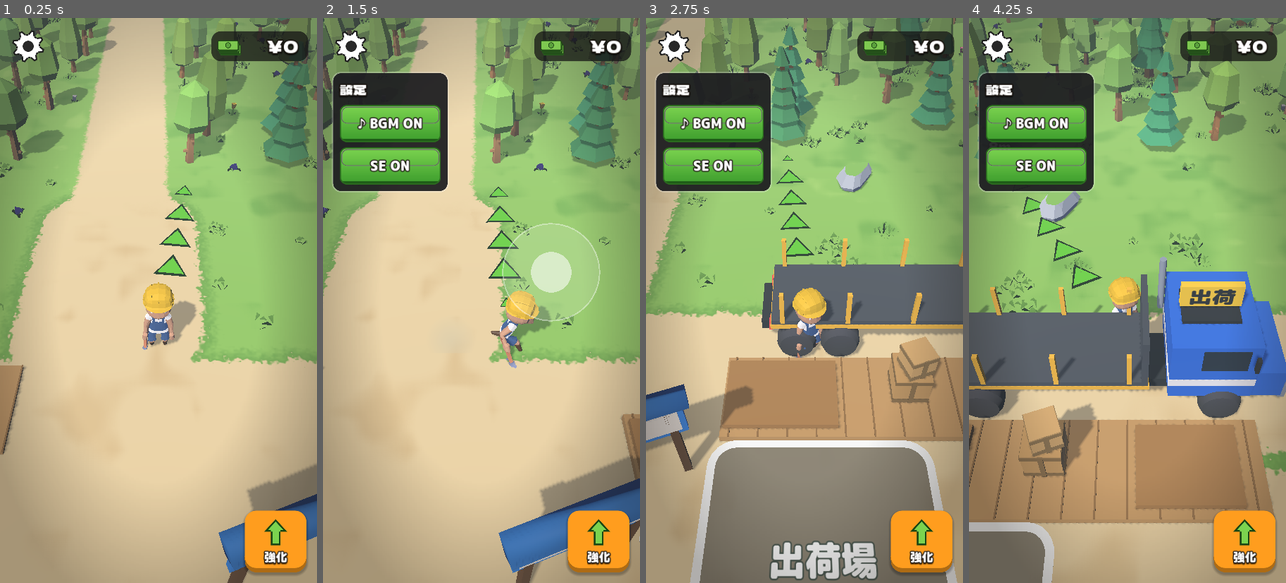
Above: before the commit, frames 1-4 (left to right).
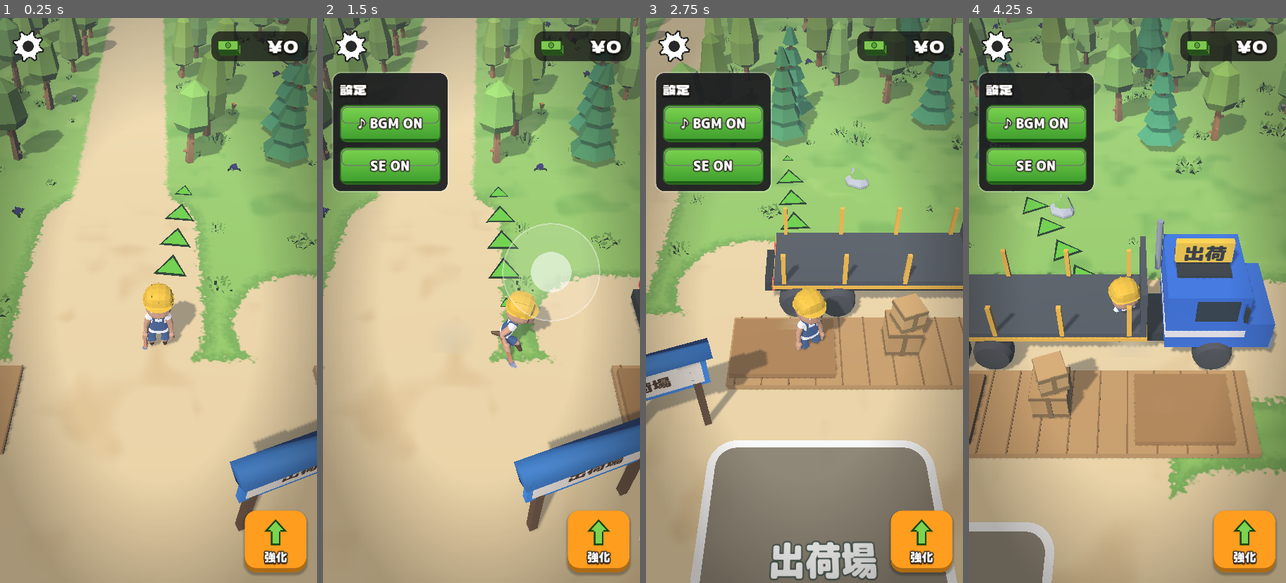
Above: after the commit, the same moments.

Repository: seoooma/tree-miner
Game: Godot game, scene res://scenes/main.tscn
Same seed, same stepped clock (60 frames per second), same inputs: the game is played once before the commit and once after it.
Inputs (mouse positions are in pixels of both pictures, inside the frame that each line leads up to):
- Up to frame 1 (0.25 s): no input
- Up to frame 2 (1.5 s): click (351, 46) at 0.52 s; tap Enter at 1.25 s; move the mouse to (551, 272) at 1.27 s; hold D from 1.28 s (still down); tap E at 1.35 s; click (551, 272) at 1.42 s
- Up to frame 3 (2.75 s): release D at 2 s; drag from (741, 328) to (788, 413) at 2.02 s
- Up to frame 4 (4.25 s): move the mouse to (1159, 176) at 2.77 s; hold D 2.78-3.5 s; tap E at 2.85 s; drag from (1111, 413) to (1032, 215) at 3.52 s

The runs differ from the first frame. In frame 1, 8.3% of the frame differs, in the area x 0-100%, y 0-100%; in frame 2, 13%; in frame 3, 27%; in frame 4, 35%, in the area x 0-100%, y 0-90%.

Commit message:
出荷場の荷台を製材所と同じ奥行きにして、板のコンベアを平行にする
- 出荷場の板敷きの床・板と丸太の山・木箱を製材所の作業列と同じ奥行き（Sawmill.ROW_Z）に下げる
- 販売のトラックと、トラックの道（土の帯）もその分奥へ
- 板のコンベアは同じ奥行き同士をつなぐので、まっすぐ横に平行になる

Co-Authored-By: Claude Opus 5.5 <noreply@anthropic.com>
Claude-Session: https://claude.ai/code/session_01PjCfvAG51YjzqKLmEF9uCq

Diff:
--- a/scripts/main.gd
+++ b/scripts/main.gd
@@ -21,7 +21,7 @@
 ## 拠点の土の作業場: Vector4(中心x, 中心z, 半幅x, 半幅z)。製材所・出荷場・給油所の広場、森への道、
 ## 左（川の集積所と伐採機の出現位置）と右（運搬車の出現位置）、出荷場の奥から拠点の外（右端）へ抜ける販売のトラックの道
 const SAND_RECTS: Array[Vector4] = [
-	Vector4(14.5, 4.6, 7.0, 1.5),
+	Vector4(12.0, 3.6, 9.5, 1.5),
 	Vector4(-0.5, 10.0, 9.5, 5.6),
 	Vector4(0.0, 2.0, 1.9, 3.2),
 	Vector4(-13.0, 8.6, 4.6, 4.8),
--- a/scripts/world/ship_dock.gd
+++ b/scripts/world/ship_dock.gd
@@ -14,11 +14,13 @@
 ## 丸太を売る枠（出荷場の右隣）
 const LOG_PAD_OFFSET := Vector3(3.7, 0, 0.2)
 const LOG_PAD_RADIUS := 1.35
-const LOG_PILE_OFFSET := Vector3(3.75, 0.26, -2.6)
+## 荷台（板敷きの床と板・丸太の山）の奥行き。製材所の作業列と同じにして、板のコンベアをまっすぐ平行に通す
+const DECK_Z := Sawmill.ROW_Z
+const LOG_PILE_OFFSET := Vector3(3.75, 0.26, DECK_Z)
 ## 荷台の板の山の位置
-const STOCK_PILE_OFFSET := Vector3(-0.65, 0.26, -2.6)
+const STOCK_PILE_OFFSET := Vector3(-0.65, 0.26, DECK_Z)
 ## 販売のトラックを停める位置（荷台の奥。正面は +X で、拠点の外へ向かう）
-const TRUCK_OFFSET := Vector3(2.0, 0, -4.4)
+const TRUCK_OFFSET := Vector3(2.0, 0, DECK_Z - 1.8)
 
 var sawmill: Sawmill
 ## 荷台に積まれてトラックを待っている板（木のID）
@@ -47,11 +49,11 @@
 	_log_zone.position = LOG_PAD_OFFSET
 	add_child(_log_zone)
 	# 木の桟橋風の床（左に板、右に丸太を積む）と、出荷待ちの荷物
-	add_child(Fx.box(Vector3(6.6, 0.14, 1.6), Color("#c99a5e"), Vector3(1.65, 0.07, -2.6), "wood"))
+	add_child(Fx.box(Vector3(6.6, 0.14, 1.6), Color("#c99a5e"), Vector3(1.65, 0.07, DECK_Z), "wood"))
 	for i in 14:
-		add_child(Fx.box(Vector3(0.03, 0.02, 1.6), Color("#9a7040"), Vector3(-1.5 + i * 0.48, 0.15, -2.6)))
-	add_child(Fx.box(Vector3(1.9, 0.12, 1.3), Color("#b07f48"), Vector3(STOCK_PILE_OFFSET.x, 0.2, -2.6), "wood"))
-	add_child(Fx.box(Vector3(1.6, 0.12, 1.3), Color("#b07f48"), Vector3(LOG_PILE_OFFSET.x, 0.2, -2.6), "wood"))
+		add_child(Fx.box(Vector3(0.03, 0.02, 1.6), Color("#9a7040"), Vector3(-1.5 + i * 0.48, 0.15, DECK_Z)))
+	add_child(Fx.box(Vector3(1.9, 0.12, 1.3), Color("#b07f48"), Vector3(STOCK_PILE_OFFSET.x, 0.2, DECK_Z), "wood"))
+	add_child(Fx.box(Vector3(1.6, 0.12, 1.3), Color("#b07f48"), Vector3(LOG_PILE_OFFSET.x, 0.2, DECK_Z), "wood"))
 	# 板の山: 板2枚を縦に並べ、奥行きに4枚（1段8枚）。数は stock と同じ
 	_stock_pile = ItemPile.new(func(id: String) -> MeshInstance3D: return Sawmill._plank_mesh(id))
 	_stock_pile.cols = 2
@@ -70,15 +72,14 @@
 	_log_pile.position = LOG_PILE_OFFSET
 	add_child(_log_pile)
 	var c1 := Props.crate(0.6)
-	c1.position = Vector3(1.55, 0.14, -2.75)
+	c1.position = Vector3(1.55, 0.14, DECK_Z - 0.15)
 	add_child(c1)
 	var c2 := Props.crate(0.45, Color("#d8ab6a"))
-	c2.position = Vector3(1.6, 0.74, -2.75)
+	c2.position = Vector3(1.6, 0.74, DECK_Z - 0.15)
 	c2.rotation_degrees.y = 20.0
 	add_child(c2)
 	var signboard := Props.signboard("出荷場", Color("#3b8fe0"))
-	# 看板は板のコンベアの手前に立てる（コンベアに重ならないように）
-	signboard.position = Vector3(-2.8, 0, -1.1)
+	signboard.position = Vector3(-2.6, 0, -1.9)
 	signboard.rotation_degrees.y = 20.0
 	add_child(signboard)
 	# 販売のトラック（プレイヤーが乗る機械とは別。乗れない）
@@ -125,7 +126,7 @@
 		return
 	var from := sawmill.output_pile_position() - global_position
 	var to := _stock_pile.position
-	# 製材所の板置き場の右から荷台の左まで、曲げずに1本の斜めのベルトでつなぐ
+	# 製材所の板置き場の右から荷台の左まで、曲げずに1本のまっすぐなベルトでつなぐ（同じ奥行きなので平行）
 	var start := Vector3(from.x + 1.3, 0, from.z)
 	var path: Array[Vector3] = [start, Vector3(to.x - 1.15, 0, to.z)]
 	belt = Conveyor.new()
